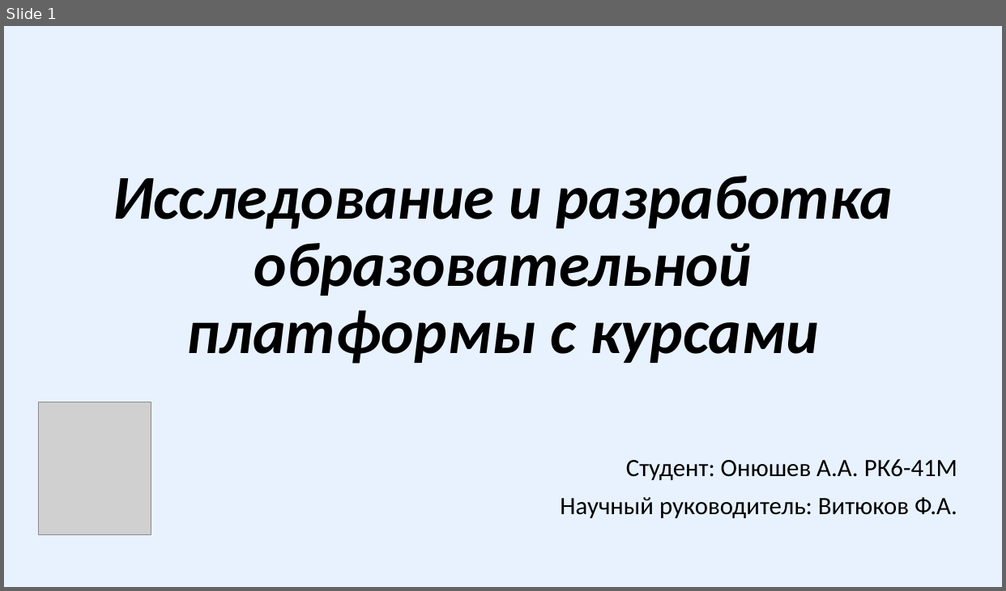
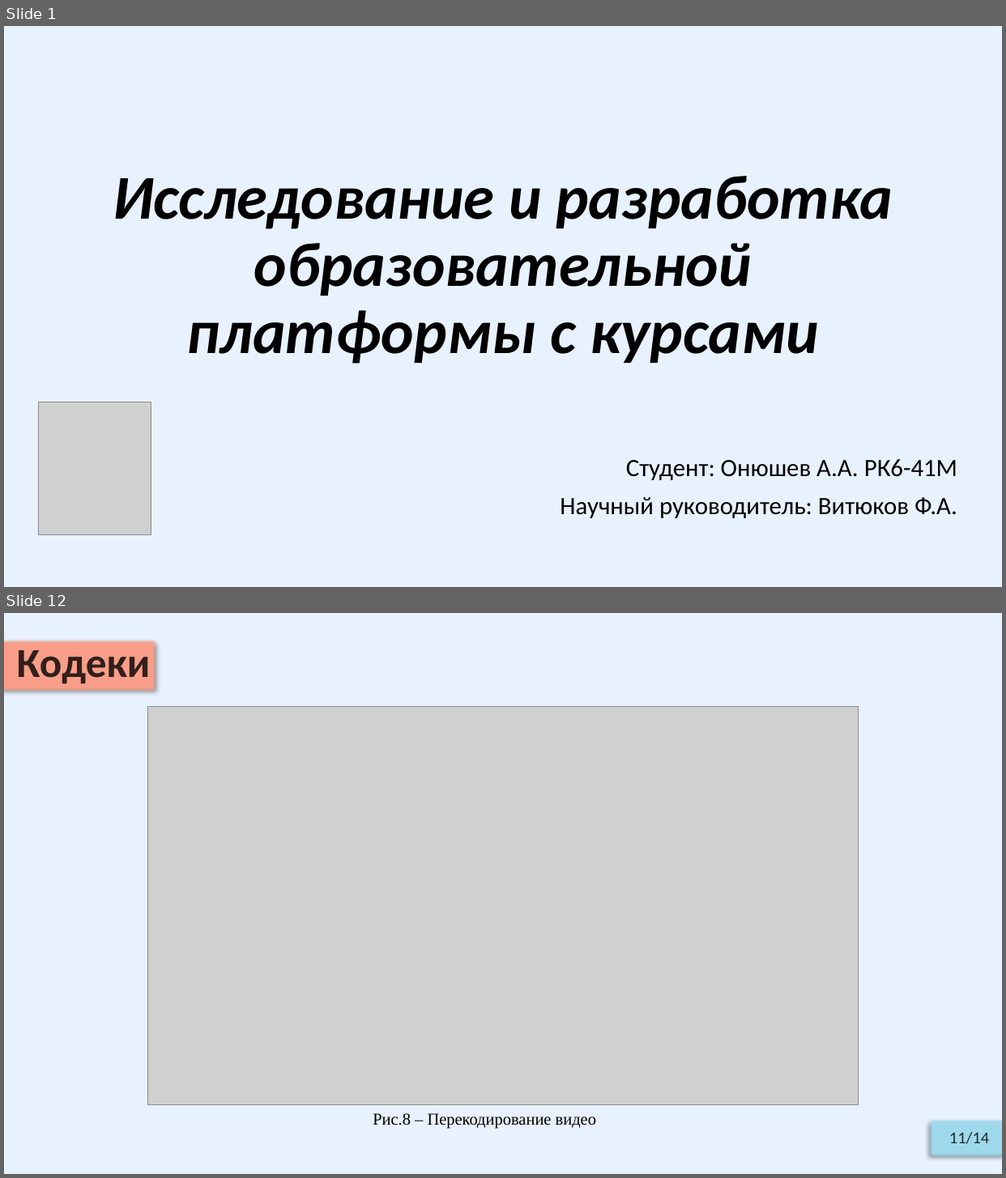
Before and after one commit to Relax-FM/Diploma, a slide deck: master/Diploma/presentation/OnyushevA_RK6-41M.pptx. Shown one above the other, each under a label of ours: slide 1 before the commit, slides 1 and 12 after it; the slides between them are not shown. The pictures are 1006x591 and 1006x1178 pixels, drawn with LibreOffice and Linux fonts; fonts in the diff are those of the drawing; grey boxes stand for pictures. Boxes give left, top, right and bottom in pixels: in the first picture for what was removed or moved away, otherwise in the second. Text is boxed around its words. In the diff, an @@ line names an element or a change of style, - is before the commit and + after.

```diff
--- a/master/Diploma/presentation/OnyushevA_RK6-41M.pptx
+++ b/master/Diploma/presentation/OnyushevA_RK6-41M.pptx
@@ slide 12 added at (4,613,1002,1174), background #E8F2FE @@
@@ rectangle added at (4,637,158,694), fill #F99F89, 40 pt, text #000000 at 80% opacity, bold @@
+Кодеки
@@ picture added at (147,707,859,1105) @@
@@ text added at (373,1114,596,1129), 16 pt, text #000000 @@
+Рис.8 – Перекодирование видео
@@ rectangle added at (927,1118,1002,1160), fill #A0DBED, 16 pt, text #000000 at 80% opacity @@
+11/14
```
Also in this commit, not shown: 9 slides changed, 3 other slides added, 4 slides removed, 6 other files.
